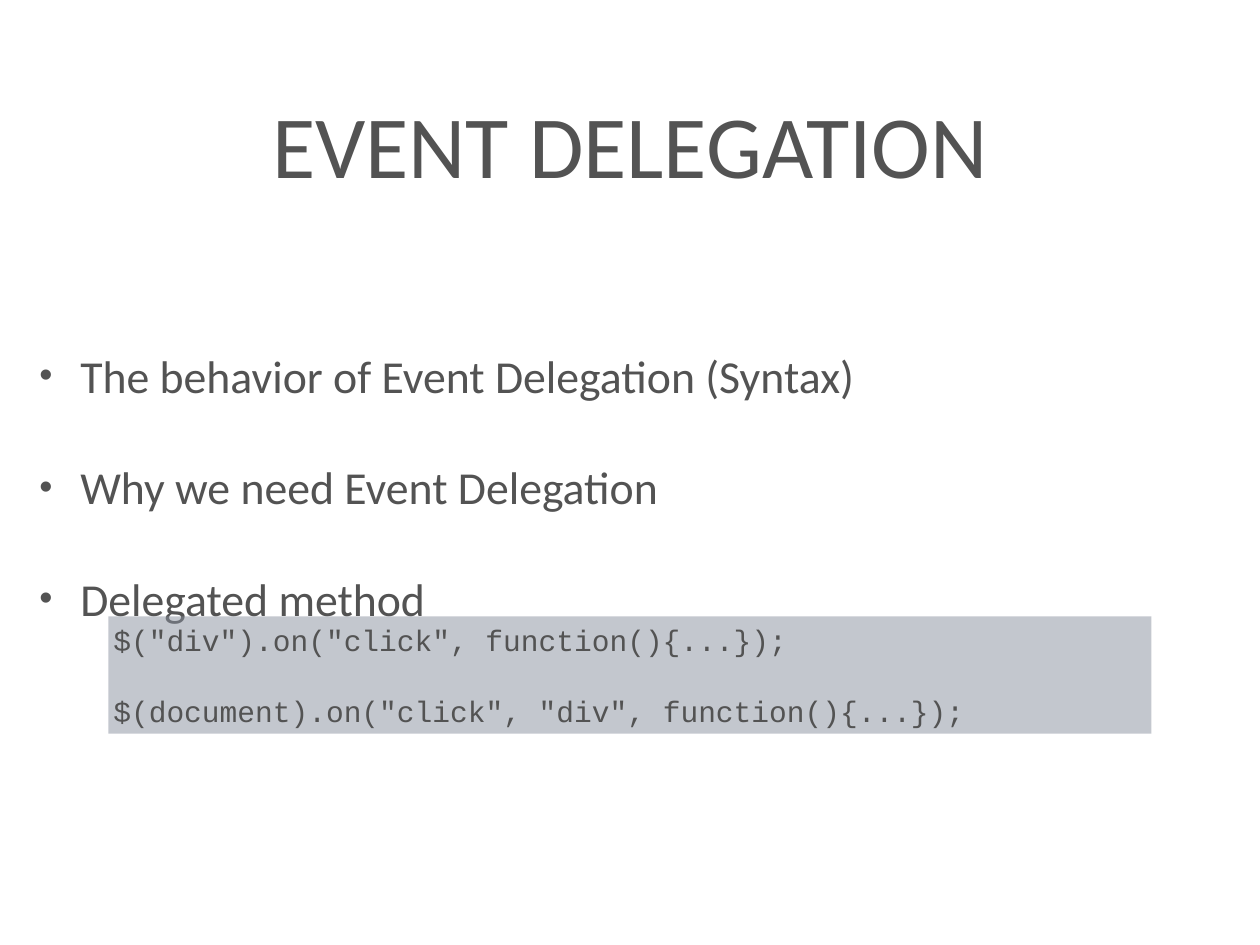
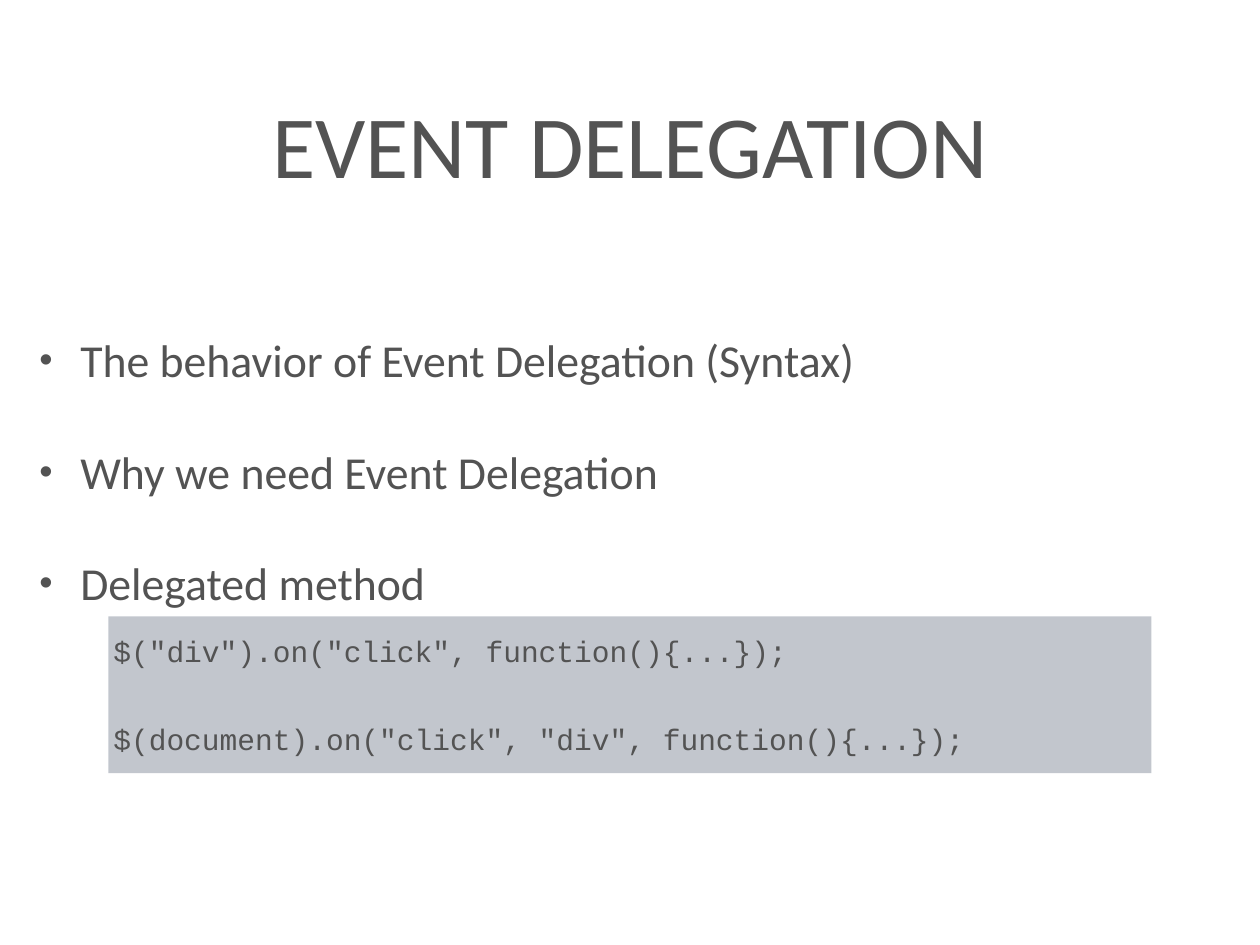
Before and after one commit to kenton-steiner18/Techtasks, a slide deck: slide 38 of presentation/jQuery.pptx (slide 35 before the commit). Drawn at 1260x945 pixels with LibreOffice and Linux fonts; fonts in the diff are those of the drawing; background and template pictures are left out. Boxes give left, top, right and bottom in pixels: in the first picture for what was removed or moved away, otherwise in the second. Text is boxed around its words. In the diff, an @@ line names an element or a change of style, - is before the commit and + after.

```diff
--- a/presentation/jQuery.pptx
+++ b/presentation/jQuery.pptx
@@ text "The behavior of Event Delegation ..." at box(80, 344, 854, 608): less space between paragraphs @@
@@ rectangle "$("div").on("click", function(){...});": place and size @@
-rectangle "$("div").on("click", function(){...});" at box(108, 617, 1151, 734)
+rectangle "$("div").on("click", function(){...});" at box(108, 617, 1151, 774)
@@ rectangle "$("div").on("click", function(){...});" at box(108, 617, 1151, 774): fill #88909E at 50% opacity to #878F9D at 50% opacity @@
```
Also in this commit, not shown: 42 other slides changed, 3 slides added.
